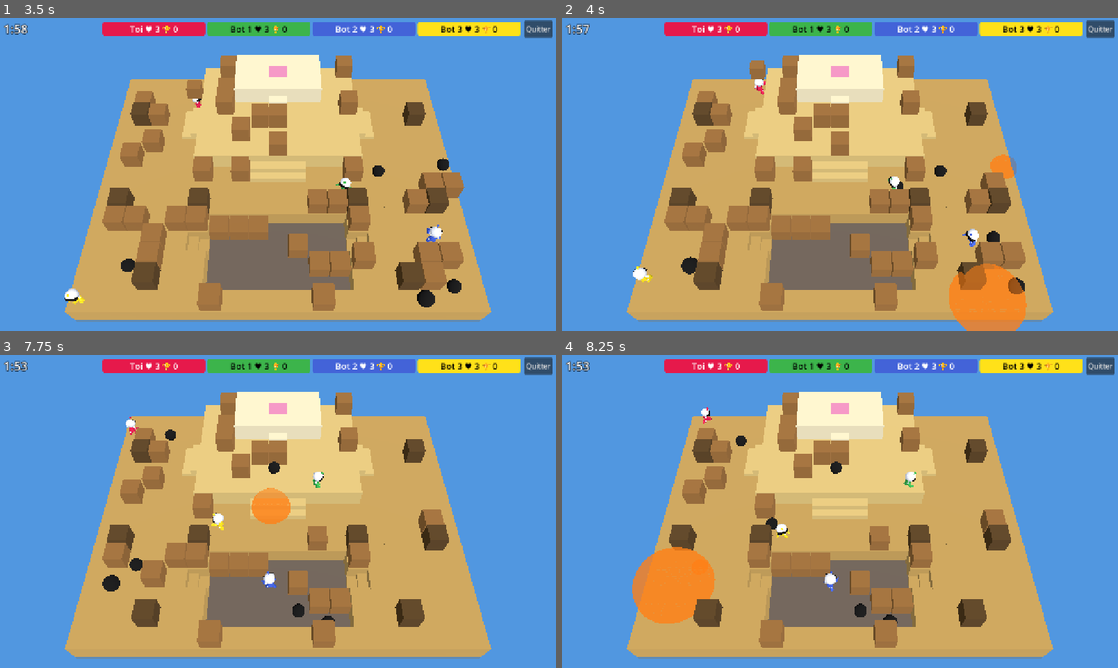
Above: before the commit, frames 1-4 (two rows, left to right).
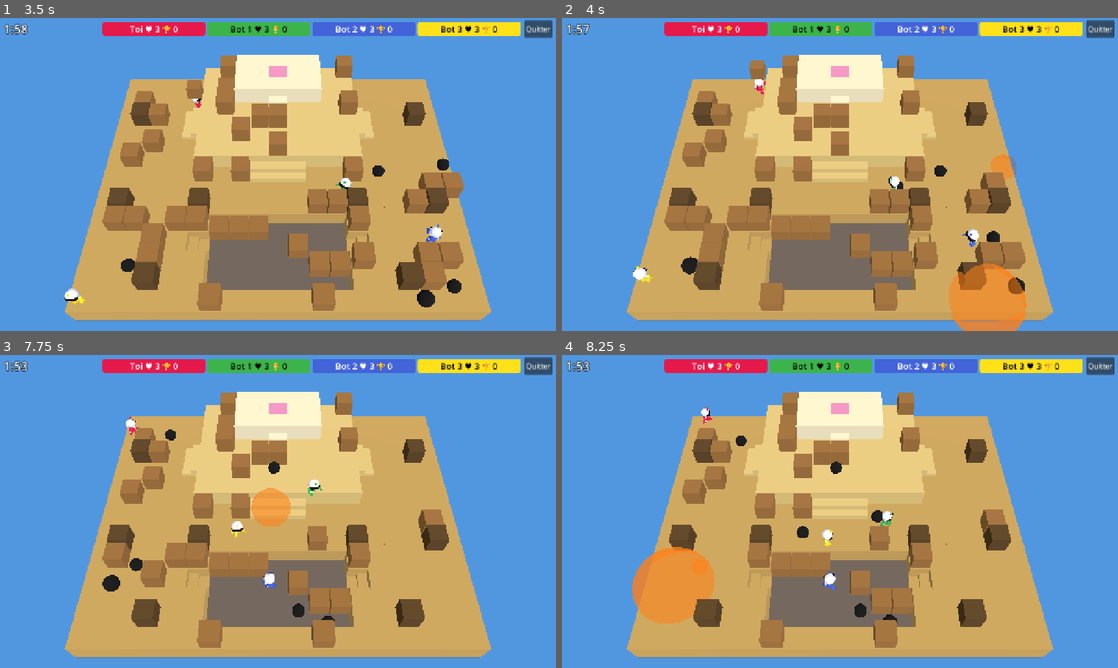
Above: after the commit, the same moments.

Repository: PaulDoazan/bomberman
Game: Godot game, scene res://src/ui/settings_screen.tscn
The game is run twice, just before and just after one commit, with the same random seed, the same clock (stepped at 60 frames per second) and the same inputs.
Inputs (mouse positions are in pixels of both pictures, inside the frame that each line leads up to):
- Up to frame 1 (3.5 s): click "Jouer" at 0.5 s; move the mouse to (400, 158) at 1.27 s; hold Right (move_right) 1.28-2.03 s; hold Right mouse button (action) 1.28-2.03 s; click (400, 158) at 1.42 s; move the mouse to (166, 190) at 2.02 s; hold Down (move_down) 2.03-2.78 s; right-click (166, 190) at 2.1 s; move the mouse to (333, 105) at 2.77 s; press the mouse at (333, 105) at 2.78 s; hold Right (move_right) from 2.78 s (still down); right-click (333, 105) at 3.05 s
- Up to frame 2 (4 s): move the mouse to (812, 237) at 3.52 s; release Right (move_right) at 3.53 s; release the mouse at (812, 237) at 3.53 s; hold Up (move_up) from 3.53 s (still down); tap Space (place_bomb) at 3.6 s; click (812, 237) at 3.67 s; right-click (812, 237) at 3.8 s
- Up to frame 3 (7.75 s): move the mouse to (444, 558) at 4.27 s; release Up (move_up) at 4.28 s; hold Right mouse button (action) 4.28-5.03 s; hold Left (move_left) 4.28-5.78 s; move the mouse to (111, 464) at 5.02 s; right-click (111, 464) at 5.1 s; move the mouse to (305, 511) at 5.77 s; press the mouse at (305, 511) at 5.78 s; hold Down (move_down) 5.78-6.53 s; right-click (305, 511) at 6.05 s; move the mouse to (194, 433) at 6.52 s; release the mouse at (194, 433) at 6.53 s; hold Right (move_right) 6.53-7.28 s; tap Space (place_bomb) at 6.6 s; right-click (194, 433) at 6.8 s; move the mouse to (400, 495) at 7.27 s; hold Up (move_up) from 7.28 s (still down); hold Right mouse button (action) from 7.28 s (still down)
- Up to frame 4 (8.25 s): move the mouse to (728, 527) at 8.02 s; release Up (move_up) at 8.03 s; release Right mouse button (action) at 8.03 s; hold Right (move_right) from 8.03 s (still down); right-click (728, 527) at 8.1 s; click (728, 527) at 8.17 s

Frame 1 is identical in both runs. In frame 2, less than 0.1% of the frame differs, in the area x 70-79%, y 94-100%; in frame 3, 0.9%, in the area x 38-59%, y 37-59%; in frame 4, 0.8%.

Commit message:
Make the blast a full sphere instead of a dome
The blast now reaches lower levels too. Cells and players are hit by 3D
distance from the bomb, the height difference counting, and a player
below is hit once the sphere reaches their head. The drawn blast is a
whole sphere.

Co-Authored-By: Claude Opus 5.5 <noreply@anthropic.com>
Claude-Session: https://claude.ai/code/session_01VPhps17NVn3uxQFaWV6rT5

Diff:
--- a/src/game/actors_view.gd
+++ b/src/game/actors_view.gd
@@ -92,8 +92,7 @@
 	_bomb_mesh.height = 2.0 * SimConfig.BOMB_BODY_RADIUS
 	_block_mesh.size = Vector3(0.8, 0.8, 0.8)
 	_dome_mesh.radius = SimConfig.BOMB_RADIUS
-	_dome_mesh.height = SimConfig.BOMB_RADIUS
-	_dome_mesh.is_hemisphere = true
+	_dome_mesh.height = 2.0 * SimConfig.BOMB_RADIUS
 	_ghost_mat.albedo_color = Color(1, 1, 1, 0.4)
 	_ghost_mat.transparency = BaseMaterial3D.TRANSPARENCY_ALPHA
 	_ghost_mat.shading_mode = BaseMaterial3D.SHADING_MODE_UNSHADED
--- a/src/sim/explosion.gd
+++ b/src/sim/explosion.gd
@@ -2,38 +2,39 @@
 extends RefCounted
 
 var origin: Vector2i
-var centre: Vector2 # where the bomb was when it went off; the dome grows from here
+var centre: Vector2 # where the bomb was when it went off; the sphere grows from here
 var cells: Array[Vector2i] = []
 var timer := SimConfig.EXPLOSION_DURATION
 var owner_id: int
 
-const GROW_START := 0.2 # dome size when it appears, as a fraction of its full radius
+const GROW_START := 0.2 # sphere size when it appears, as a fraction of its full radius
+const BODY_HEIGHT := 1.0 # a player's body height, for a blast from above reaching their head
 
-# Current dome radius: grows from GROW_START to full over the explosion's duration.
+# Current sphere radius: grows from GROW_START to full over the explosion's duration.
 func radius() -> float:
 	var t := clampf(1.0 - timer / SimConfig.EXPLOSION_DURATION, 0.0, 1.0)
 	return SimConfig.BOMB_RADIUS * lerpf(GROW_START, 1.0, t)
 
-# True if the dome, at its current size, reaches the body of a player standing at pos (feet on
-# the ground of their cell, box of PLAYER_HALF around pos).
+# True if the sphere, at its current size, reaches the body of a player standing at pos (feet
+# on the ground of their cell, box of PLAYER_HALF around pos, BODY_HEIGHT tall).
 func touches(arena: Arena, pos: Vector2) -> bool:
 	var flat := maxf(0.0, pos.distance_to(centre) - SimConfig.PLAYER_HALF)
-	var up := maxf(0.0, (arena.h2_at(Arena.cell_of(pos)) - arena.h2_at(origin)) * 0.5)
+	var dz := (arena.h2_at(Arena.cell_of(pos)) - arena.h2_at(origin)) * 0.5 # feet above the bomb
+	var up := dz if dz > 0.0 else maxf(0.0, -(dz + BODY_HEIGHT))
 	return Vector2(flat, up).length() <= radius()
 
-# Hemisphere: round, never goes below the origin's level, blocked by pillars and blocks.
+# Full sphere around the bomb's ground: reaches up and down, the height difference counting
+# in the distance; pillars and blocks shield what is behind them.
 static func hit_cells(arena: Arena, origin: Vector2i, radius: float) -> Array[Vector2i]:
 	var out: Array[Vector2i] = []
-	var min_h2 := 2 * Arena.level_of(arena.h2_at(origin))
 	var r := ceili(radius)
 	for dy in range(-r, r + 1):
 		for dx in range(-r, r + 1):
-			if Vector2(dx, dy).length() > radius:
-				continue
 			var c := origin + Vector2i(dx, dy)
 			if not arena.in_bounds(c) or arena.tile_at(c) == Arena.Tile.PILLAR:
 				continue
-			if arena.h2_at(c) < min_h2:
+			var dz := (arena.h2_at(c) - arena.h2_at(origin)) * 0.5
+			if Vector3(dx, dy, dz).length() > radius:
 				continue
 			if _shielded(arena, origin, c):
 				continue
--- a/tests/test_carry.gd
+++ b/tests/test_carry.gd
@@ -146,7 +146,7 @@
 		w.step({})
 		origin = origin if origin != null else _explosion_origin(w)
 	assert_eq(origin, Vector2i(4, 2), "explosion en (4,2)")
-	assert_eq(w.players[0].lives, 3, "le dôme ne descend pas")
+	assert_eq(w.players[0].lives, 3, "hors de portée")
 
 func test_flying_bomb_explodes_in_flight_when_fuse_ends() -> void:
 	var w := _world(Fixtures.flat(9, 5), [Vector2(1.5, 2.5)])
--- a/tests/test_explosion.gd
+++ b/tests/test_explosion.gd
@@ -30,15 +30,28 @@
 	assert_false(Vector2i(5, 4) in cells); assert_false(Vector2i(6, 4) in cells)
 	assert_true(Vector2i(4, 5) in cells, "le bloc est touché"); assert_false(Vector2i(4, 6) in cells, "mais protège derrière lui")
 
-func test_dome_rises_but_never_goes_down() -> void:
+# Une sphère entière : elle monte et descend, et la hauteur compte dans la distance.
+func test_blast_is_a_full_sphere() -> void:
 	var a := Fixtures.flat(9, 9)
 	for y in 9: for x in range(6, 9): a.set_cell(Vector2i(x, y), Arena.Tile.FLOOR, 2)
 	a.set_cell(Vector2i(5, 4), Arena.Tile.STAIRS, 1, Arena.Axis.X)
-	assert_true(Vector2i(6, 4) in Explosion.hit_cells(a, Vector2i(4, 4), 3.0), "monte à l'étage")
+	var up := Explosion.hit_cells(a, Vector2i(4, 4), 3.0)
+	assert_true(Vector2i(6, 4) in up, "monte à l'étage (2 de côté, 1 de haut)")
+	assert_false(Vector2i(7, 4) in up, "hors de la sphère (3 de côté, 1 de haut)")
 	var down := Explosion.hit_cells(a, Vector2i(6, 4), 3.0)
-	assert_false(Vector2i(4, 4) in down, "ne descend pas au sol")
-	assert_false(Vector2i(5, 4) in down, "ni sur l'escalier plus bas")
-	assert_true(Vector2i(4, 4) in Explosion.hit_cells(a, Vector2i(5, 4), 3.0), "bombe sur l'escalier : niveau 0")
+	assert_true(Vector2i(5, 4) in down, "descend sur l'escalier")
+	assert_true(Vector2i(4, 4) in down, "descend au sol")
+	assert_false(Vector2i(3, 4) in down, "hors de la sphère vers le bas")
+
+# Un joueur en contrebas est tué quand la sphère l'atteint.
+func test_sphere_reaches_a_player_below() -> void:
+	var a := Fixtures.flat(9, 3)
+	for y in 3: for x in range(5, 9): a.set_cell(Vector2i(x, y), Arena.Tile.FLOOR, 2)
+	var w := _world(a, [Vector2(4.5, 1.5), Vector2(8.5, 0.5)])
+	w.add_bomb(1, Vector2i(5, 1), 0.0)
+	for _t in roundi(SimConfig.EXPLOSION_DURATION * 30):
+		w.step({})
+	assert_eq(w.players[0].lives, 2, "touché en contrebas")
 
 func test_bomb_explodes_after_fuse_and_destroys_block() -> void:
 	var a := Fixtures.flat(9, 3)
Not shown, changed: docs/superpowers/specs/2026-10-26-bomberman-poc-solo-design.md
